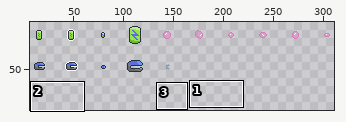
Pixel-art file -- Assets/Resources/Art/Aseptire Source/OR_Weapons.aseprite. Above, an overview of the earlier version with the close-up marked.
Close-up. As it was:
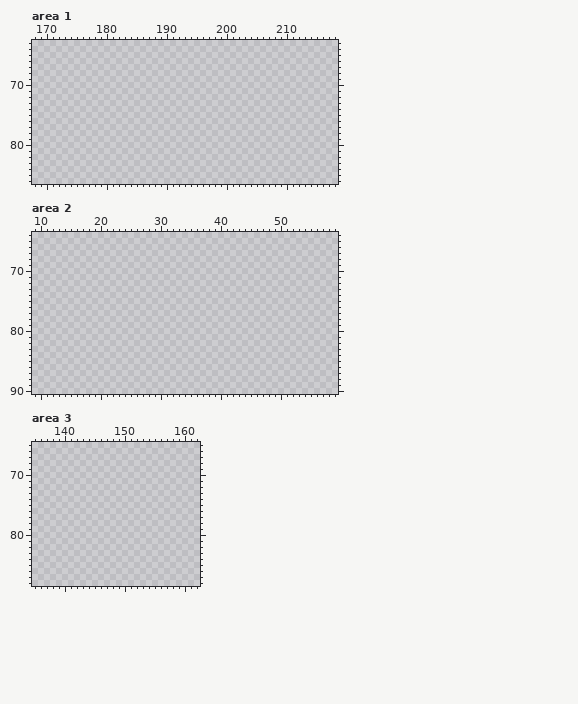
320x320 pixels, 1 frame. Colours within 5 levels of each other are drawn and written as one. Shown: area 1: x 168..218, y 63..86; area 2: x 9..59, y 64..90; area 3: x 135..162, y 65..88. The wide view leaves out empty margins. The commit also changed other parts of the picture, which this record leaves out.
Once edited:
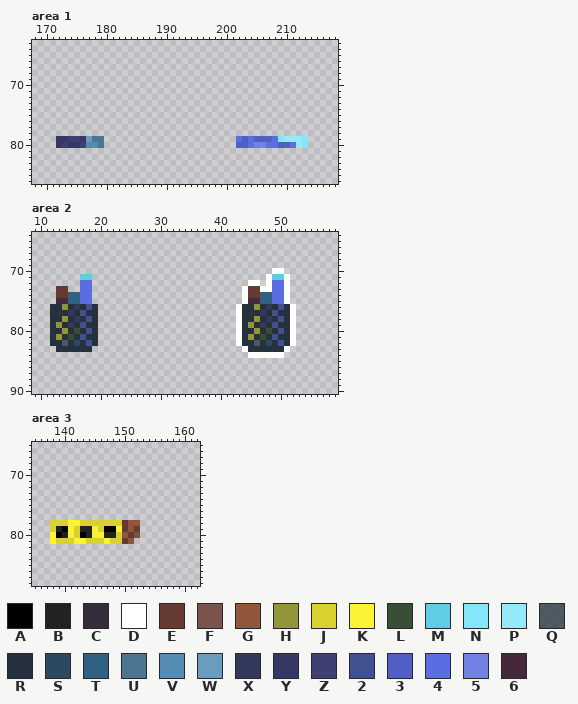
Palette (. is transparent): A #000000  B #232222  C #362c3c  D #ffffff  E #663931  F #7b534d  G #8f563b  H #939539  J #d9d12f  K #fbf236  L #394f35  M #5fcde4  N #83e6fa  P #94e9fa  Q #25323dbc  R #25323d  S #2b4a61  T #306082  U #4c7592  V #548cb4  W #6b9bbe  X #33395a  Y #373765  Z #3f3f74  2 #415192  3 #4f5fc3  4 #5b6ee1  5 #7181e4  6 #45283c
Edits made:
Area 1:
y 79: x 172..179 ........ -> YYZZYWUU; x 202..213 ............ -> 4343334NPPPN
y 80: x 172..179 ........ -> YZYYZVVU; x 202..213 ............ -> 3345544334PN
Area 2:
y 70: x 49..50 .. -> DD
y 71: x 17..18 .. -> MM; x 48..51 .... -> DMMD
y 72: x 17..18 .. -> 44; x 45..46 .. -> DD; x 48..51 .... -> D44D
y 73: x 13..14 .. -> EE; x 17..18 .. -> 44; x 44..51 ........ -> DEEDD44D
y 74: x 13..18 ...... -> EETT44; x 44..51 ........ -> DEETT44D
y 75: x 13..18 ...... -> 66TT44; x 44..51 ........ -> D66TT44D
y 76: x 12..19 ........ -> RRHRXR2R; x 43..52 .......... -> DRRHRXR2RD
y 77: x 12..19 ........ -> RCRXR2RR; x 43..52 .......... -> DRCRXR2RRD
y 78: x 12..19 ........ -> RRHRXR2R; x 43..52 .......... -> DRRHRXR2RD
y 79: x 12..19 ........ -> RHRXR2RR; x 43..52 .......... -> DRHRXR2RRD
y 80: x 12..19 ........ -> RRHRLR2R; x 43..52 .......... -> DRRHRLR2RD
y 81: x 12..19 ........ -> RHRLR2RR; x 43..52 .......... -> DRHRLR2RRD
y 82: x 12..19 ........ -> RRQRSR2R; x 43..52 .......... -> DRRQRSR2RD
y 83: x 13..18 ...... -> RRRRRR; x 44..51 ........ -> DRRRRRRD
y 84: x 45..50 ...... -> DDDDDD
Area 3:
y 78: x 138..152 ............... -> JJJKKJJJJJJJEGG
y 79: x 138..152 ............... -> JBAKJBBKJAAKEGE
y 80: x 138..152 ............... -> KABKJABKKBBJGEF
y 81: x 138..151 .............. -> KJJJKKJJJKJJEG
Boxes around the changes in both close-ups, in picture pixels (x1, y1, x2, y2):
added: (56, 136, 104, 148)
added: (236, 136, 308, 148)
added: (236, 268, 296, 358)
added: (50, 274, 98, 352)
added: (50, 520, 140, 544)
